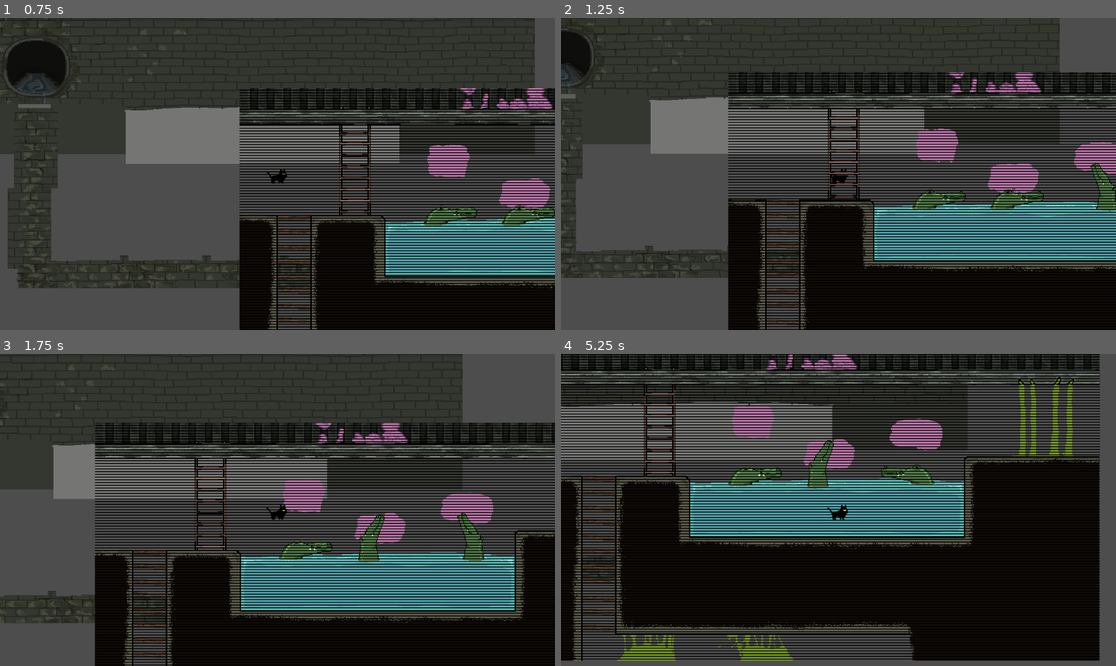
Above: before the commit, frames 1-4 (two rows, left to right).
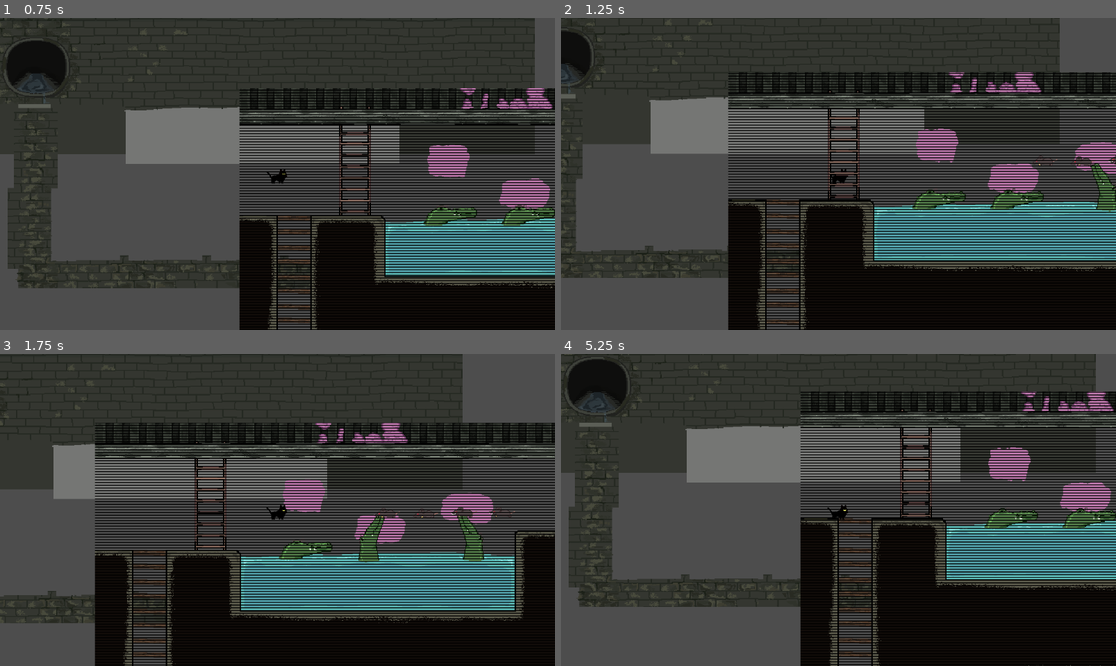
Above: after the commit, the same moments.

Repository: MstrMinecrafter/CSC486B-Prototype
Game: Godot game, scene res://root.tscn
Two runs of this game, one before a commit and one after it. Both use one fixed random seed, a clock stepped at 60 frames per second and the inputs below.
Inputs:
- Up to frame 1 (0.75 s): tap Enter (ui_accept) at 0.5 s; hold Right (ui_right) from 0.53 s (still down)
- Up to frame 2 (1.25 s): keep holding Right (ui_right); tap Enter (ui_accept) at 0.77 s
- Up to frame 3 (1.75 s): keep holding Right (ui_right); tap Enter (ui_accept) at 1.52 s
- Up to frame 4 (5.25 s): release Right (ui_right) at 2.03 s; hold Left (ui_left) 2.03-2.78 s; hold Right (ui_right) 2.78-4.28 s; tap Enter (ui_accept) at 3.02, 3.77, 4.52 s; hold Left (ui_left) 4.28-5.03 s; hold Right (ui_right) from 5.03 s (still down)

Frame 1 is identical in both runs. In frame 2, 0.1% of the frame differs, in the area x 84-100%, y 44-48%; in frame 3, 0.1%; in frame 4, 63%, in the area x 0-100%, y 0-100%.

Commit message:
Added functional enemies to sewers

Diff:
--- a/csc-486b-prototype/02_Levels/sewer.tscn
+++ b/csc-486b-prototype/02_Levels/sewer.tscn
@@ -21,6 +21,8 @@
 [ext_resource type="Script" uid="uid://baoeknpdmpcpv" path="res://01_Source/croc_2.gd" id="19_as4kl"]
 [ext_resource type="Script" uid="uid://cjavimnoplsh6" path="res://01_Source/croc_1.gd" id="20_gd04y"]
 [ext_resource type="Shader" uid="uid://b3iqdd5v45gky" path="res://crt.gdshader" id="21_t32kp"]
+[ext_resource type="PackedScene" uid="uid://bft7duup5ydrx" path="res://04_Animals/Rat.tscn" id="21_vdj1k"]
+[ext_resource type="PackedScene" uid="uid://cfwveiqckl1pj" path="res://04_Animals/Fly.tscn" id="22_uyuyv"]
 
 [sub_resource type="Animation" id="Animation_mcs3h"]
 length = 0.001
@@ -313,8 +315,9 @@
 [node name="Midground" type="Node" parent="." unique_id=1962280685]
 
 [node name="Wall" parent="Midground" unique_id=828491979 instance=ExtResource("3_27mcu")]
-position = Vector2(-74, 473.99997)
-scale = Vector2(5.7857203, 5.1468544)
+position = Vector2(434, 150)
+scale = Vector2(9.181, 7.827)
+colour = Color(0.773, 0.49, 0.702, 1)
 
 [node name="ColourChanger2" parent="Midground" unique_id=648904756 instance=ExtResource("4_p5j1k")]
 position = Vector2(1051, 161)
@@ -332,6 +335,26 @@
 scale = Vector2(1.3714285, 1.1781816)
 texture = ExtResource("8_p011d")
 
+[node name="Wall2" parent="Midground" unique_id=1127716495 instance=ExtResource("3_27mcu")]
+position = Vector2(591.00006, 220)
+scale = Vector2(11.146, 7.827)
+colour = Color(0.773, 0.49, 0.702, 1)
+
+[node name="Wall3" parent="Midground" unique_id=312971922 instance=ExtResource("3_27mcu")]
+position = Vector2(772.00006, 177)
+scale = Vector2(11.251, 7.827)
+colour = Color(0.773, 0.49, 0.702, 1)
+
+[node name="Wall4" parent="Midground" unique_id=1999248039 instance=ExtResource("3_27mcu")]
+position = Vector2(213, 611.99994)
+scale = Vector2(12.096, 7.827)
+colour = Color(0.486, 0.624, 0.137, 1)
+
+[node name="Wall5" parent="Midground" unique_id=653018579 instance=ExtResource("3_27mcu")]
+position = Vector2(458, 618)
+scale = Vector2(12.096, 7.827)
+colour = Color(0.486, 0.624, 0.137, 1)
+
 [node name="Foreground" type="Node" parent="." unique_id=1828279886]
 
 [node name="Obstacle" parent="Foreground" unique_id=1817276322 instance=ExtResource("6_8icqo")]
@@ -400,7 +423,7 @@
 speed = 1500.0
 
 [node name="Enemy" parent="Foreground" unique_id=855378465 instance=ExtResource("8_huto2")]
-position = Vector2(-674, 294)
+position = Vector2(-779, 271)
 
 [node name="TunnelLadder" type="Sprite2D" parent="Foreground" unique_id=623709847]
 z_index = -1
@@ -451,6 +474,12 @@
 libraries/ = SubResource("AnimationLibrary_y8die")
 
 [node name="wallslop" type="Node" parent="Foreground" unique_id=1807185667]
+
+[node name="Enemy2" parent="Foreground" unique_id=1742467996 instance=ExtResource("21_vdj1k")]
+position = Vector2(700, 617)
+
+[node name="Enemy3" parent="Foreground" unique_id=607468852 instance=ExtResource("22_uyuyv")]
+position = Vector2(885, 118)
 
 [node name="Entrance" type="Marker2D" parent="." unique_id=2121061980]
 position = Vector2(0, 236)
--- /dev/null
+++ b/csc-486b-prototype/04_Animals/Fly.tscn
@@ -0,0 +1,44 @@
+[gd_scene format=3 uid="uid://cfwveiqckl1pj"]
+
+[ext_resource type="Script" uid="uid://denccape5ywg2" path="res://04_Animals/enemy.gd" id="1_dd4sd"]
+[ext_resource type="Texture2D" uid="uid://y6lwy475stlk" path="res://00_Assets/level_three_sprites/enemies/rat spritesheet.png" id="2_36cnu"]
+
+[sub_resource type="Curve2D" id="Curve2D_ph0r0"]
+_data = {
+"points": PackedVector2Array(0, 0, 0, 0, 1, 1, 0, 0, 0, 0, -66, 47, 0, 0, 0, 0, -416, 36, 0, 0, 0, 0, -440, 5, 0, 0, 0, 0, 0, 0)
+}
+point_count = 5
+
+[sub_resource type="CircleShape2D" id="CircleShape2D_65sm4"]
+radius = 4.8663783
+
+[sub_resource type="RectangleShape2D" id="RectangleShape2D_le3yn"]
+size = Vector2(633, 282)
+
+[node name="Enemy" type="Node2D" unique_id=855378465]
+script = ExtResource("1_dd4sd")
+speed = 100.0
+flying = true
+
+[node name="Patrol" type="Path2D" parent="." unique_id=863664364]
+curve = SubResource("Curve2D_ph0r0")
+
+[node name="PatrolFollow" type="PathFollow2D" parent="Patrol" unique_id=1992075127]
+position = Vector2(1, 1)
+rotation = 2.539939
+
+[node name="Body" type="Area2D" parent="." unique_id=1162475639]
+
+[node name="Sprite2D" type="Sprite2D" parent="Body" unique_id=1779768081]
+texture = ExtResource("2_36cnu")
+
+[node name="CollisionShape2D" type="CollisionShape2D" parent="Body" unique_id=1143427331]
+scale = Vector2(6.4, 6.4)
+shape = SubResource("CircleShape2D_65sm4")
+
+[node name="DetectionArea" type="Area2D" parent="." unique_id=1680971754]
+position = Vector2(-56, 9)
+
+[node name="CollisionShape2D" type="CollisionShape2D" parent="DetectionArea" unique_id=381943273]
+position = Vector2(-226.5, 101)
+shape = SubResource("RectangleShape2D_le3yn")
--- /dev/null
+++ b/csc-486b-prototype/04_Animals/Rat.tscn
@@ -0,0 +1,43 @@
+[gd_scene format=3 uid="uid://bft7duup5ydrx"]
+
+[ext_resource type="Script" uid="uid://denccape5ywg2" path="res://04_Animals/enemy.gd" id="1_g6vqv"]
+[ext_resource type="Texture2D" uid="uid://y6lwy475stlk" path="res://00_Assets/level_three_sprites/enemies/rat spritesheet.png" id="2_mn2p8"]
+
+[sub_resource type="Curve2D" id="Curve2D_ph0r0"]
+_data = {
+"points": PackedVector2Array(0, 0, 0, 0, -598, 1, 0, 0, 0, 0, 0, 0, 0, 0, 0, 0, -597, 0)
+}
+point_count = 3
+
+[sub_resource type="CircleShape2D" id="CircleShape2D_65sm4"]
+radius = 4.8663783
+
+[sub_resource type="RectangleShape2D" id="RectangleShape2D_le3yn"]
+size = Vector2(633, 62)
+
+[node name="Enemy" type="Node2D" unique_id=855378465]
+script = ExtResource("1_g6vqv")
+speed = 100.0
+
+[node name="Patrol" type="Path2D" parent="." unique_id=863664364]
+curve = SubResource("Curve2D_ph0r0")
+
+[node name="PatrolFollow" type="PathFollow2D" parent="Patrol" unique_id=1992075127]
+position = Vector2(-598, 1)
+rotation = -0.0016722393
+
+[node name="Body" type="Area2D" parent="." unique_id=1162475639]
+
+[node name="Sprite2D" type="Sprite2D" parent="Body" unique_id=1779768081]
+texture = ExtResource("2_mn2p8")
+
+[node name="CollisionShape2D" type="CollisionShape2D" parent="Body" unique_id=1143427331]
+scale = Vector2(6.4, 6.4)
+shape = SubResource("CircleShape2D_65sm4")
+
+[node name="DetectionArea" type="Area2D" parent="." unique_id=1680971754]
+position = Vector2(-56, 9)
+
+[node name="CollisionShape2D" type="CollisionShape2D" parent="DetectionArea" unique_id=381943273]
+position = Vector2(-226.5, -9)
+shape = SubResource("RectangleShape2D_le3yn")
--- a/csc-486b-prototype/04_Animals/player.gd
+++ b/csc-486b-prototype/04_Animals/player.gd
@@ -20,7 +20,7 @@
 		var overlap_parent = overlapping_area.get_parent()
 		if overlap_parent is Wall and overlap_parent.colour == colour:
 			blending_in = true
-		if overlapping_area.name == "Body" and overlap_parent is Enemy:
+		if overlapping_area.name == "Body" and overlap_parent is Enemy and not blending_in:
 			var root = get_tree().root.get_node("Root") as Root #kind of a hacky way of handling death but whatever
 			root.change_level(root.level_index)
 		if overlap_parent is ColourChanger:
